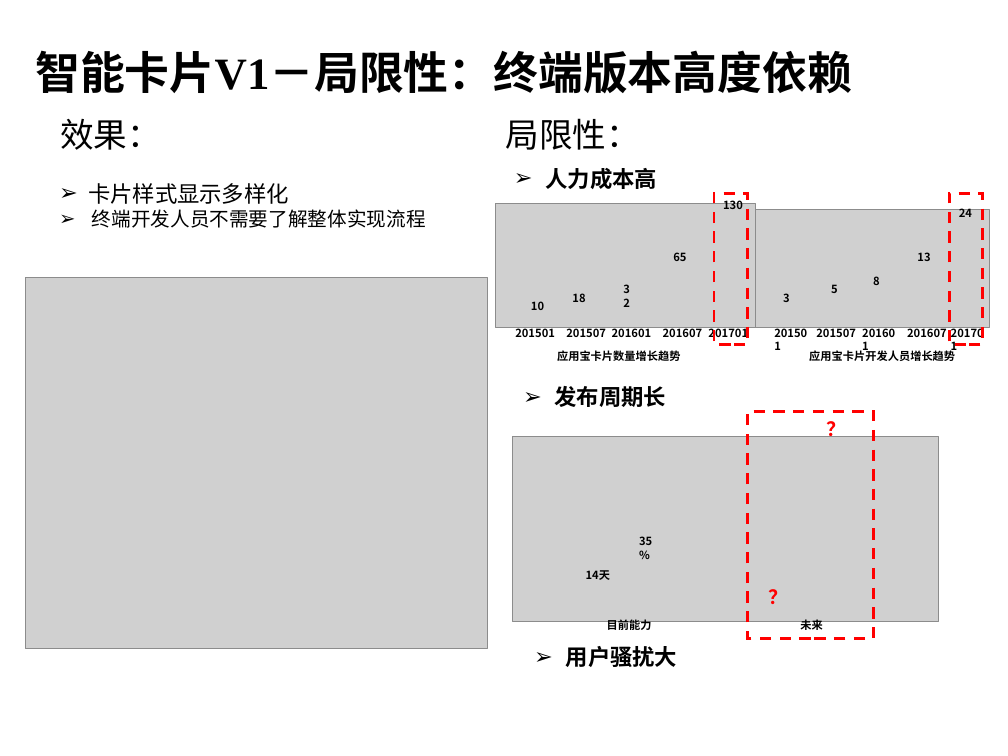
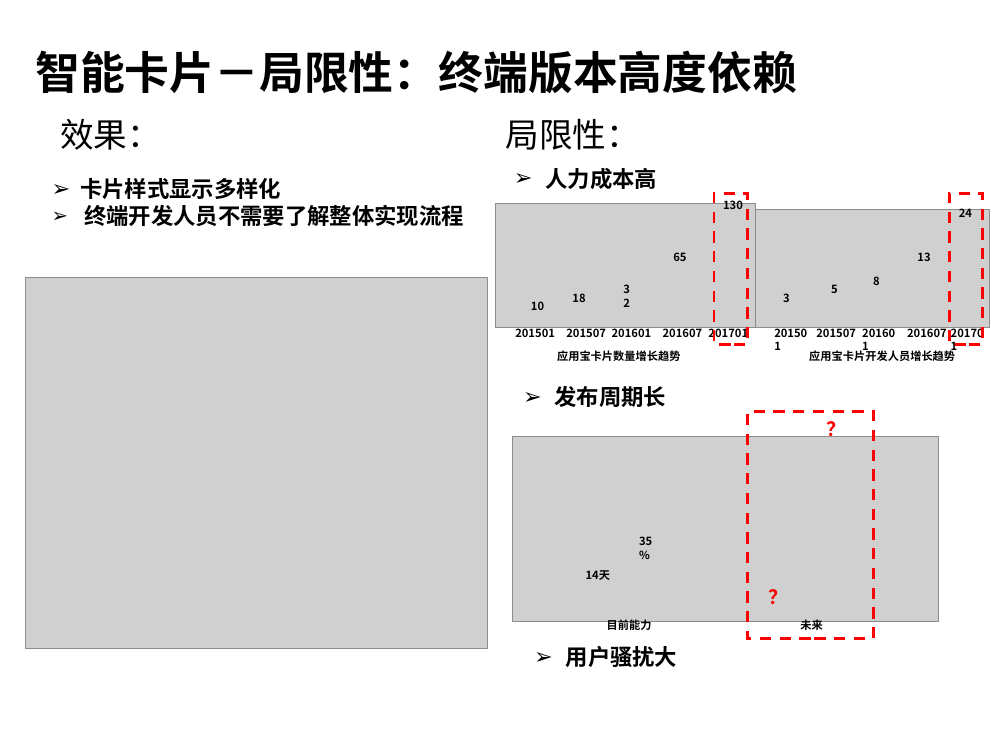
Before and after one commit to hamlingong/data, a slide deck: slide 6 of promote/龚海龙-v1.0.ppt. Drawn at 1008x756 pixels with LibreOffice and Linux fonts; fonts in the diff are those of the drawing; grey boxes stand for pictures; background and template pictures are left out. Boxes give left, top, right and bottom in pixels: in the first picture for what was removed or moved away, otherwise in the second. Text is boxed around its words. In the diff, an @@ line names an element or a change of style, - is before the commit and + after.

```diff
--- a/promote/龚海龙-v1.0.ppt
+++ b/promote/龚海龙-v1.0.ppt
@@ title at <box>35,50,797,94</box>: text changed @@
-智能卡片V1－局限性：终端版本高度依赖
+智能卡片－局限性：终端版本高度依赖
@@ text "卡片样式显示多样化": place and size @@
-text "卡片样式显示多样化" at <box>88,183,426,228</box>
+text "卡片样式显示多样化" at <box>80,178,463,226</box>
@@ text "卡片样式显示多样化" at <box>80,178,463,226</box>: bold on; size 14 to 16 pt in "终端开发人员不需要了解整体实现流程" @@
```
Also in this commit, not shown: 7 other slides changed.
